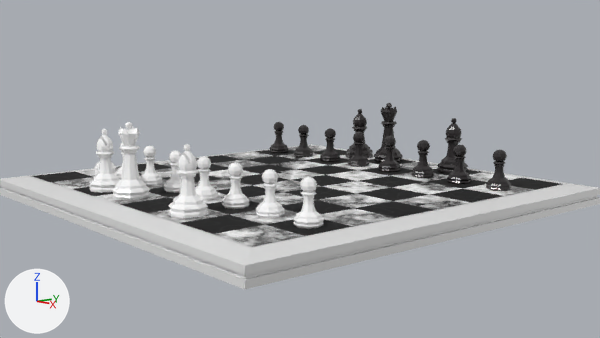
An edit to the Blender file Models/chessscene.blend, drawn before and after from the same camera.
Before and after are seen from the file's camera 'Camera'. Lighting does not change. The marker at lower left points along +X, +Y and +Z.

Objects in the first picture: 'Bishop', 'Bishop.002', 'Bishop.003', 'Chessboard', 'Cube', 'Pawn.007', 'Pawn.008', 'Pawn.009', 'Pawn.010', 'Pawn.011', 'Queen - Black', 'Queen - White'.
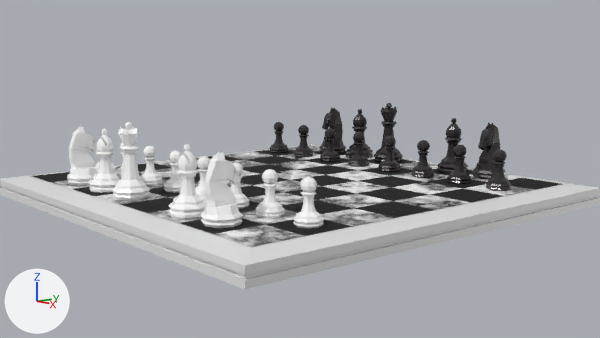
Changed parts and their boxes (x1, y1, x2, y2) in the pictures (600 x 338 px):
'Knight - White 1', added: after (200, 151, 243, 228)
'Knight - White 2', added: after (67, 126, 98, 185)
'Knight - Black 1', added (black): after (472, 122, 505, 179)
'Knight - Black 1.001', added (black): after (319, 107, 346, 154)

The change in detail:
Mesh me_cylinder_009 is new.
It has 80 vertices, 71 faces and spans x 0.0..1.02, y -1.02..1.02, z -1.0..2.42.
It uses material mat_black_pieces (black #2a2728).
Mesh me_cylinder_007 is new.
It has 80 vertices, 71 faces and spans x 0.0..1.02, y -1.02..1.02, z -1.0..2.42.
It uses material mat_white_pieces (white #ffffff).
Mesh me_cylinder_006 is new.
It has 80 vertices, 71 faces and spans x 0.0..1.02, y -1.02..1.02, z -1.0..2.42.
It uses material mat_white_pieces (white #ffffff).
Object 'Knight - Black 1.001' (ob_knight___black_1_001) is new; it shows me_cylinder_009.
Its location is (-0.143, 0.2002, 0.0199).
Its scale is (0.0199, 0.0199, 0.0199).
It gains a MIRROR modifier named 'Mirror'.
Modifier setting: use_clip = True.
Object 'Knight - Black 1' (ob_knight___black_1) is new; it shows a copy of me_cylinder_009.
Its location is (0.143, 0.2002, 0.0199).
Its scale is (0.0199, 0.0199, 0.0199).
It gains a MIRROR modifier named 'Mirror'.
Modifier setting: use_clip = True.
Object 'Knight - White 2' (ob_knight___white_2) is new; it shows me_cylinder_007.
Its parent is ob_white_empty.
Its matrix parent inverse is Matrix(((-1.0, 0.0, 0.0, 0.0), (0.0, -1.0, 0.0, -0.03), (0.0, 0.0, 1.0, 0.0), (0.0, 0.0, 0.0, 1.0))).
Its location is (-0.143, -0.2, 0.0199).
Its rotation in degrees is (0, 0, 180).
Its scale is (0.0199, 0.0199, 0.0199).
It gains a MIRROR modifier named 'Mirror'.
Modifier setting: use_clip = True.
Object 'Knight - White 1' (ob_knight___white_1) is new; it shows me_cylinder_006.
Its parent is ob_white_empty.
Its matrix parent inverse is Matrix(((-1.0, 0.0, 0.0, 0.0), (0.0, -1.0, 0.0, -0.03), (0.0, 0.0, 1.0, 0.0), (0.0, 0.0, 0.0, 1.0))).
Its location is (0.143, -0.2, 0.0199).
Its rotation in degrees is (0, 0, 180).
Its scale is (0.0199, 0.0199, 0.0199).
It gains a MIRROR modifier named 'Mirror'.
Modifier setting: use_clip = True.
